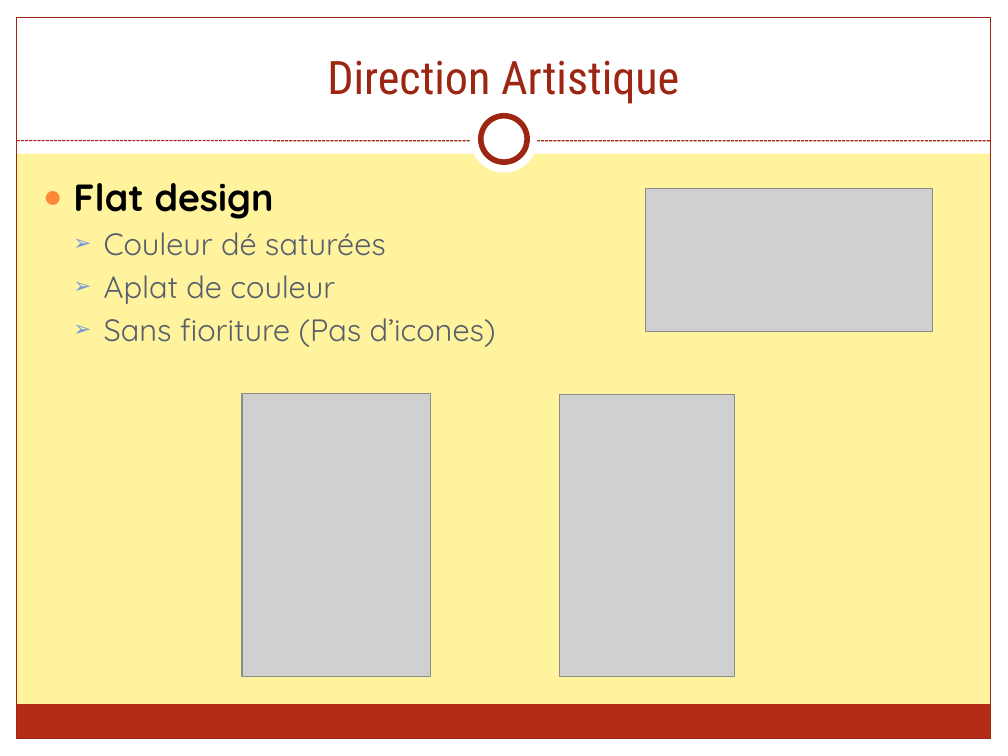
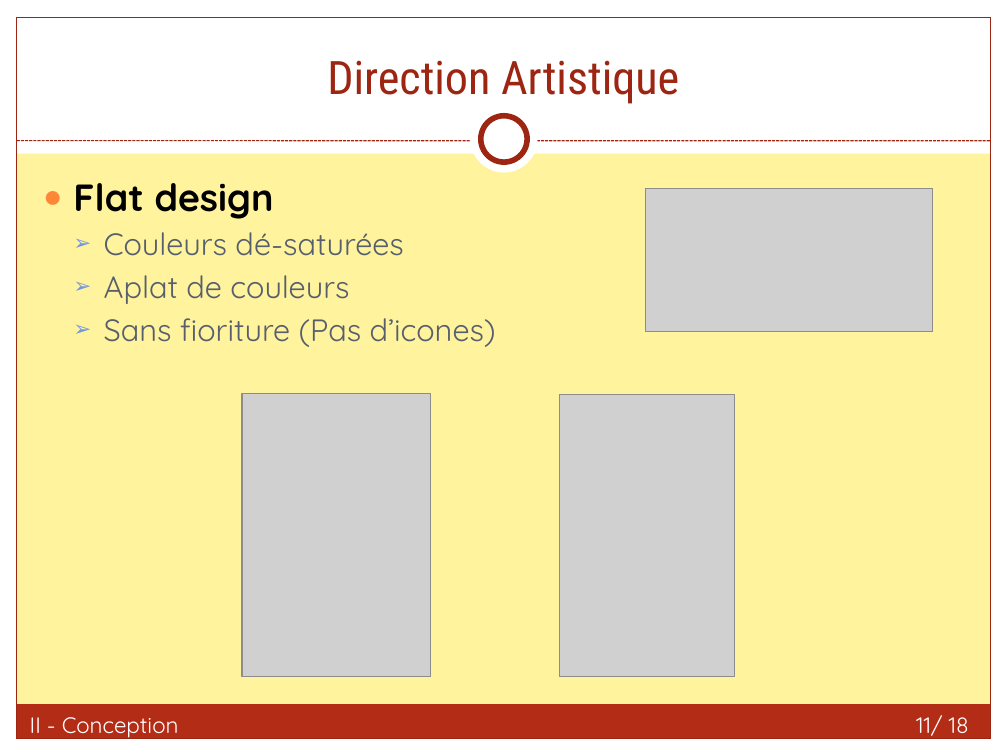
Before and after one commit to FieryWeasel/Picarete, a slide deck: slide 11 of SOURCES/RAPPORTS/Picarete - Presentation.pptx. Drawn at 1008x756 pixels with LibreOffice and Linux fonts; fonts in the diff are those of the drawing; grey boxes stand for pictures. Boxes give left, top, right and bottom in pixels: in the first picture for what was removed or moved away, otherwise in the second. Text is boxed around its words. In the diff, an @@ line names an element or a change of style, - is before the commit and + after.

```diff
--- a/SOURCES/RAPPORTS/Picarete - Presentation.pptx
+++ b/SOURCES/RAPPORTS/Picarete - Presentation.pptx
@@ text at (104,232,403,304): text changed @@
-  ➢ Couleur dé saturées
-  ➢ Aplat de couleur
+  ➢ Couleurs dé-saturées
+  ➢ Aplat de couleurs
@@ text added at (30,717,179,738), 16 pt, text #FFFFFF @@
+II - Conception
@@ page number added at (916,715,969,736), 16 pt, text #FFFFFF @@
+11/ 18
```
Also in this commit, not shown: 17 other slides changed, 49 other files.
